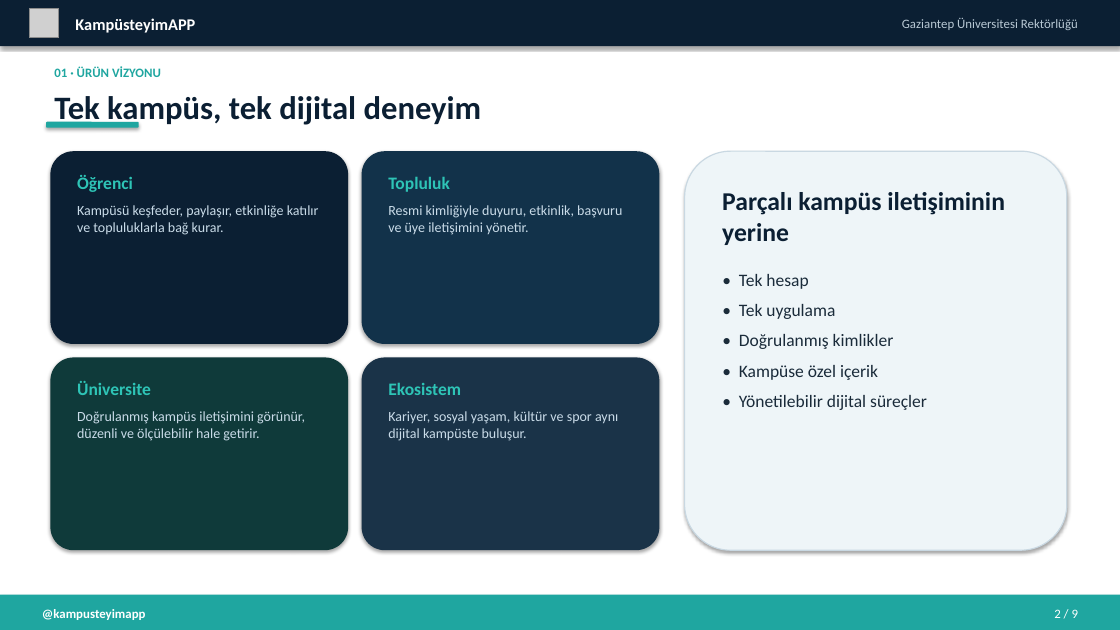
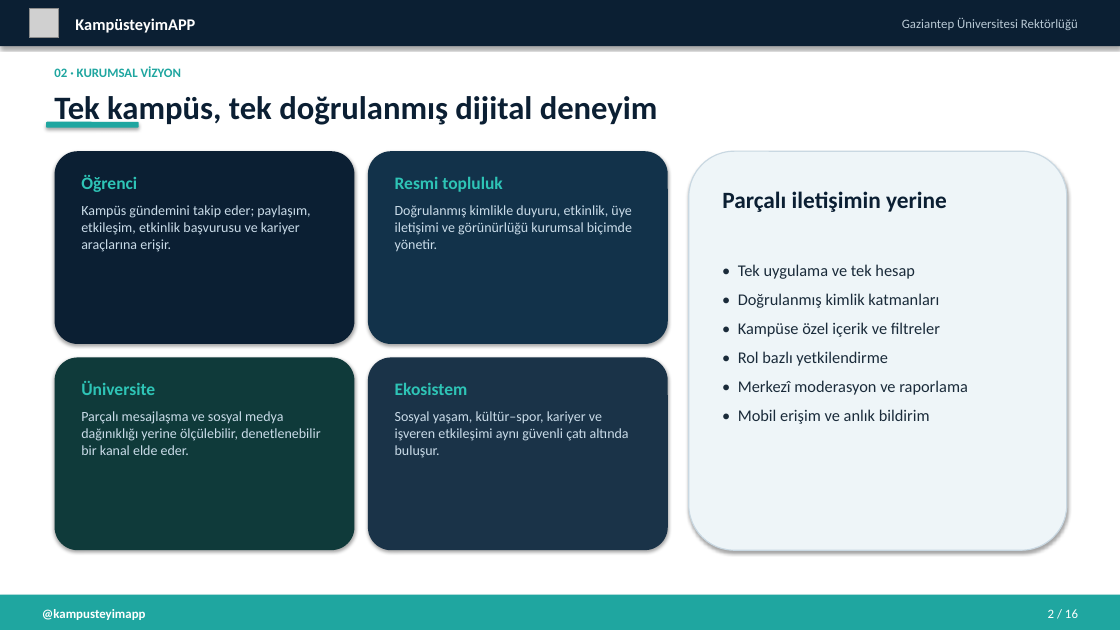
Before and after one commit to kyractlk/kampusteyim, a slide deck: slide 3 of docs/marketing/KampusteyimAPP_GAUN_Urun_Odakli_Sunum.pptx (slide 2 before the commit). Drawn at 1120x630 pixels with LibreOffice and Linux fonts; fonts in the diff are those of the drawing; grey boxes stand for pictures. Boxes give left, top, right and bottom in pixels: in the first picture for what was removed or moved away, otherwise in the second. Text is boxed around its words. In the diff, an @@ line names an element or a change of style, - is before the commit and + after.

```diff
--- a/docs/marketing/KampusteyimAPP_GAUN_Urun_Odakli_Sunum.pptx
+++ b/docs/marketing/KampusteyimAPP_GAUN_Urun_Odakli_Sunum.pptx
@@ text at (x1=54, y1=66, x2=181, y2=77): text changed @@
-01 · ÜRÜN VİZYONU
+02 · KURUMSAL VİZYON
@@ text at (x1=54, y1=96, x2=658, y2=127): text changed @@
-Tek kampüs, tek dijital deneyim
+Tek kampüs, tek doğrulanmış dijital deneyim
@@ text at (x1=395, y1=177, x2=502, y2=192): text changed @@
-Topluluk
+Resmi topluluk
@@ rounded rectangle resized from (x1=685, y1=151, x2=1067, y2=550) to (x1=689, y1=151, x2=1067, y2=550) @@
@@ text at (x1=81, y1=205, x2=310, y2=252): text changed @@
-Kampüsü keşfeder, paylaşır, etkinliğe katılır ve topluluklarla bağ kurar.
+Kampüs gündemini takip eder; paylaşım, etkileşim, etkinlik başvurusu ve kariyer araçlarına erişir.
@@ text at (x1=395, y1=205, x2=632, y2=252): text changed @@
-Resmi kimliğiyle duyuru, etkinlik, başvuru ve üye iletişimini yönetir.
+Doğrulanmış kimlikle duyuru, etkinlik, üye iletişimi ve görünürlüğü kurumsal biçimde yönetir.
@@ text at (x1=722, y1=191, x2=947, y2=212): text changed; size 22 to 20 pt @@
-Parçalı kampüs iletişiminin yerine
+Parçalı iletişimin yerine
@@ text at (x1=738, y1=264, x2=968, y2=424): text changed; size 15 to 14 pt @@
-• Tek hesap
-• Tek uygulama
-• Doğrulanmış kimlikler
-• Kampüse özel içerik
-• Yönetilebilir dijital süreçler
+• Tek uygulama ve tek hesap
+• Doğrulanmış kimlik katmanları
+• Kampüse özel içerik ve filtreler
+• Rol bazlı yetkilendirme
+• Merkezî moderasyon ve raporlama
+• Mobil erişim ve anlık bildirim
@@ 4 rounded rectangles, 3 texts moved together from (x1=50, y1=151, x2=659, y2=549) to (x1=55, y1=151, x2=668, y2=549) @@
@@ text at (x1=81, y1=411, x2=320, y2=455): text changed @@
-Doğrulanmış kampüs iletişimini görünür, düzenli ve ölçülebilir hale getirir.
+Parçalı mesajlaşma ve sosyal medya dağınıklığı yerine ölçülebilir, denetlenebilir bir kanal elde eder.
@@ text at (x1=395, y1=411, x2=629, y2=458): text changed @@
-Kariyer, sosyal yaşam, kültür ve spor aynı dijital kampüste buluşur.
+Sosyal yaşam, kültür–spor, kariyer ve işveren etkileşimi aynı güvenli çatı altında buluşur.
@@ text at (x1=1048, y1=609, x2=1078, y2=618): text changed @@
-2 / 9
+2 / 16
```
Also in this commit, not shown: 2 other slides changed, 15 slides added, 6 slides removed, 41 other files.
